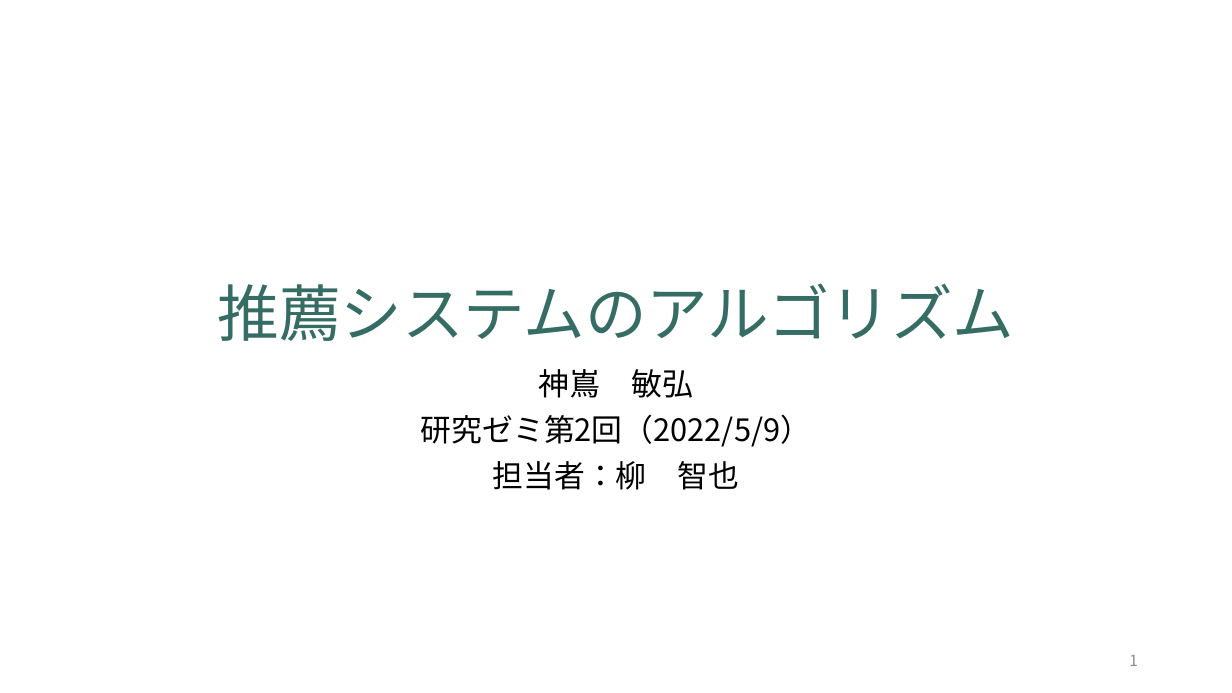
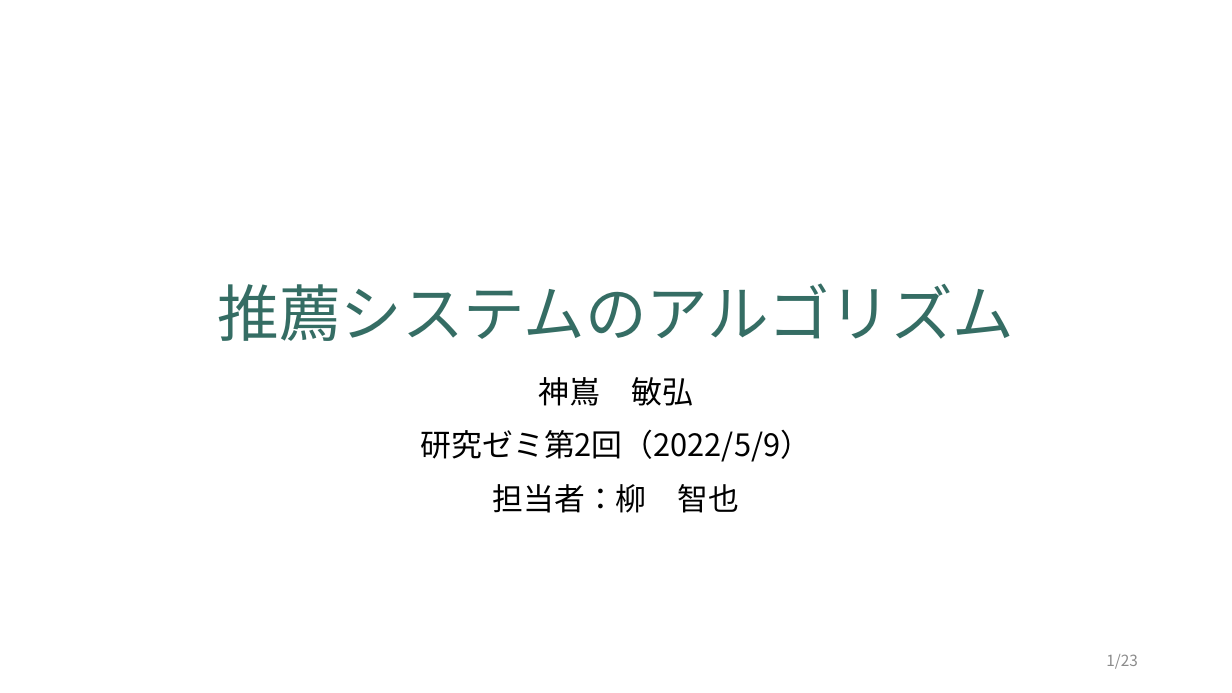
Before and after one commit to tomos7231/seminar, a slide deck: slide 1 of research/推薦システムのアルゴリズム.pptx. Drawn at 1232x693 pixels with LibreOffice and Linux fonts; fonts in the diff are those of the drawing. Boxes give left, top, right and bottom in pixels: in the first picture for what was removed or moved away, otherwise in the second. Text is boxed around its words. In the diff, an @@ line names an element or a change of style, - is before the commit and + after.

```diff
--- a/research/推薦システムのアルゴリズム.pptx
+++ b/research/推薦システムのアルゴリズム.pptx
@@ subtitle "神嶌 敏弘" at [421, 377, 811, 513]: line spacing 0.9 to 1.1 @@
@@ page number at [1106, 654, 1138, 669]: text changed @@
-1
+1/23
```
Also in this commit, not shown: 2 other slides changed, 20 slides added, 1 slide removed, 1 other file.
